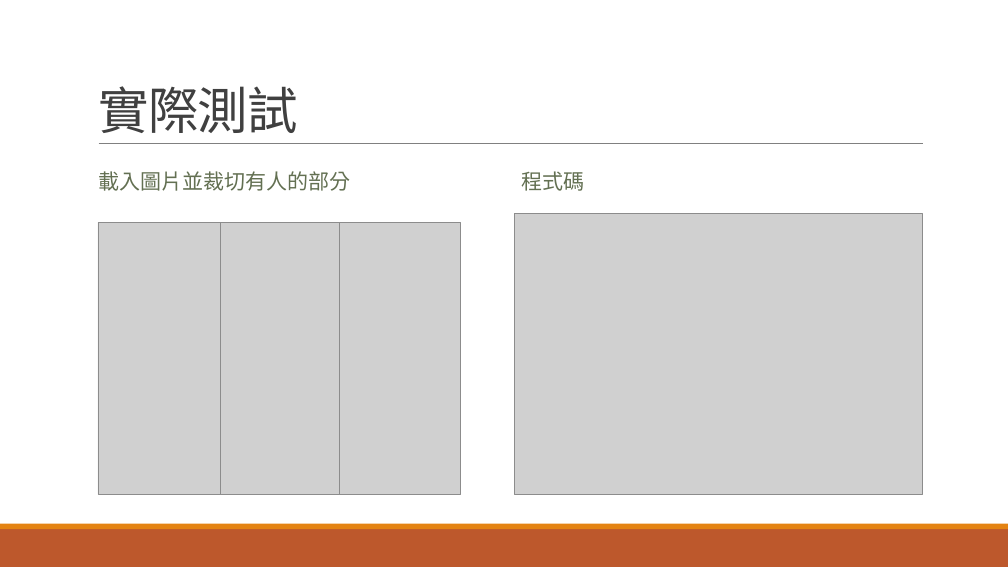
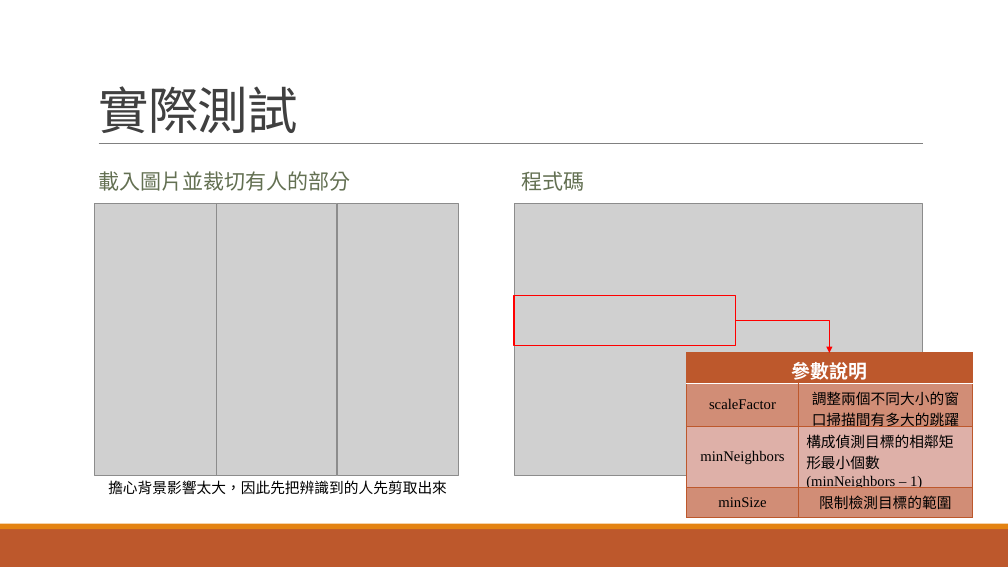
Before and after one commit to Sapphire0912/MyProgramming, a slide deck: slide 5 of Practice/圖片辨識/C108112102_何佳曄.pptx. Drawn at 1008x567 pixels with LibreOffice and Linux fonts; fonts in the diff are those of the drawing; grey boxes stand for pictures. Boxes give left, top, right and bottom in pixels: in the first picture for what was removed or moved away, otherwise in the second. Text is boxed around its words. In the diff, an @@ line names an element or a change of style, - is before the commit and + after.

```diff
--- a/Practice/圖片辨識/C108112102_何佳曄.pptx
+++ b/Practice/圖片辨識/C108112102_何佳曄.pptx
@@ 3 pictures: place and size @@
-3 pictures at (98,222,461,495)
+3 pictures at (95,203,458,476)
@@ picture: place and size @@
-picture at (514,213,923,495)
+picture at (514,203,923,476)
@@ rectangle added at (514,296,736,346), outline #FF0000 1.25 pt @@
@@ elbow arrow added from (736, 321) to (830, 353), #FF0000 1 pt @@
@@ table added at (687,353,972,518), 4 rows, 2 columns @@
+參數說明 | 
+scaleFactor | 調整兩個不同大小的窗口掃描間有多大的跳躍
+minNeighbors | 構成偵測目標的相鄰矩形最小個數(minNeighbors – 1)
+minSize | 限制檢測目標的範圍
@@ text added at (108,480,447,495), 14 pt, text #000000 @@
+擔心背景影響太大，因此先把辨識到的人先剪取出來
```
Also in this commit, not shown: 8 other slides changed, 11 other files.
